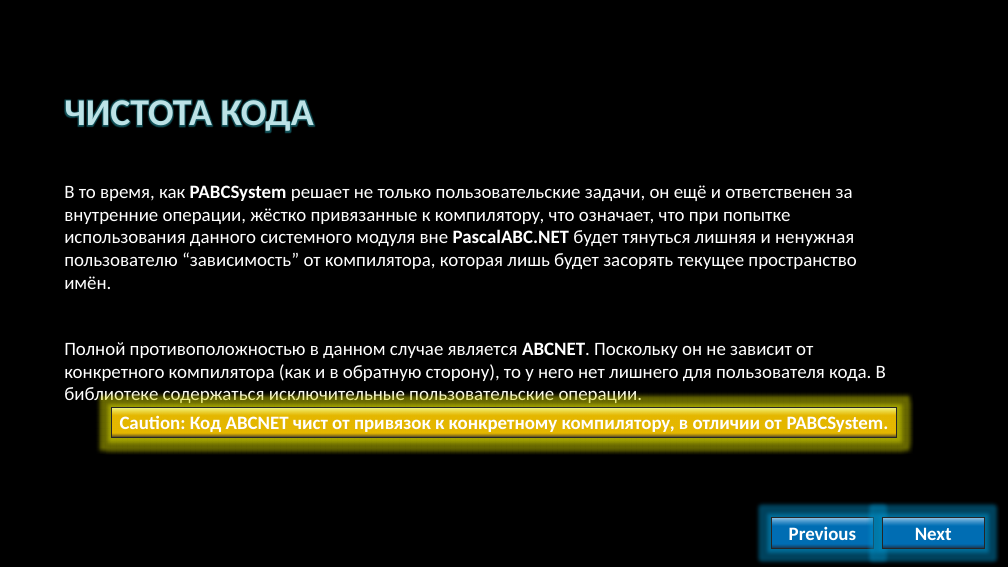
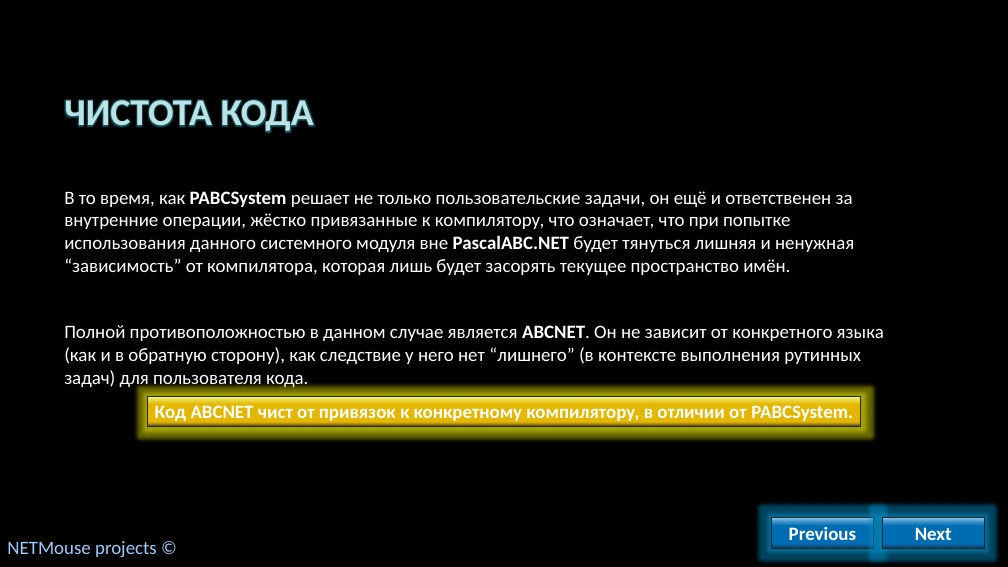
Before and after one commit to AlvinSeville7cf-NET-projects/ABCNET, a slide deck: slide 6 of NETMouse - .NET release/Presentations/ABCNET как альтернатива PABCSystem.pptx. Drawn at 1008x567 pixels with LibreOffice and Linux fonts; fonts in the diff are those of the drawing; background and template pictures are left out. Boxes give left, top, right and bottom in pixels: in the first picture for what was removed or moved away, otherwise in the second. Text is boxed around its words. In the diff, an @@ line names an element or a change of style, - is before the commit and + after.

```diff
--- a/NETMouse - .NET release/Presentations/ABCNET как альтернатива PABCSystem.pptx
+++ b/NETMouse - .NET release/Presentations/ABCNET как альтернатива PABCSystem.pptx
@@ text at (x1=64, y1=191, x2=884, y2=389): text changed @@
-В то время, как PABCSystem решает не только пользовательские задачи, он ещё и ответственен за внутренние операции, жёстко привязанные к компилятору, что означает, что при попытке использования данного системного модуля вне PascalABC.NET будет тянуться лишняя и ненужная пользователю “зависимость” от компилятора, которая лишь будет засорять текущее пространство имён.
-Полной противоположностью в данном случае является ABCNET. Поскольку он не зависит от конкретного компилятора (как и в обратную сторону), то у него нет лишнего для пользователя кода. В библиотеке содержаться исключительные пользовательские операции.
+В то время, как PABCSystem решает не только пользовательские задачи, он ещё и ответственен за внутренние операции, жёстко привязанные к компилятору, что означает, что при попытке использования данного системного модуля вне PascalABC.NET будет тянуться лишняя и ненужная “зависимость” от компилятора, которая лишь будет засорять текущее пространство имён.
+Полной противоположностью в данном случае является ABCNET. Он не зависит от конкретного языка (как и в обратную сторону), как следствие у него нет “лишнего” (в контексте выполнения рутинных задач) для пользователя кода.
@@ rectangle "Код ABCNET чист от привязок ..." resized from (x1=111, y1=408, x2=897, y2=438) to (x1=147, y1=396, x2=861, y2=426) @@
@@ text in rectangle at (x1=155, y1=405, x2=853, y2=424): text changed @@
-Caution: Код ABCNET чист от привязок к конкретному компилятору, в отличии от PABCSystem.
+Код ABCNET чист от привязок к конкретному компилятору, в отличии от PABCSystem.
@@ text added at (x1=7, y1=541, x2=157, y2=558), 18 pt, text #99CCFF @@
+NETMouse projects ©
```
Also in this commit, not shown: 10 other slides changed.
